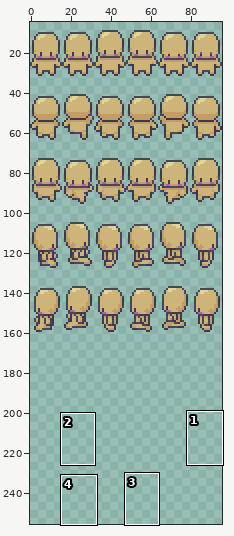
A sprite sheet gets an edit: assets/characters/body/body_5.png. The first picture is a wide view before the edit; the outline marks the close-up.
Close-up. Earlier state:
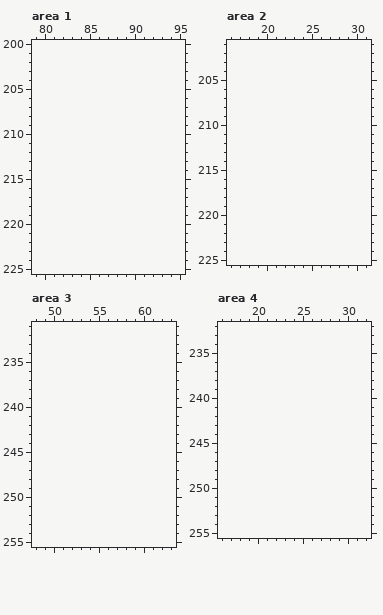
The file is 192x320 pixels, drawn in blocks of 2x2; one block is one cell here. Shown: area 1: x 79..95, y 200..225; area 2: x 16..31, y 201..225; area 3: x 48..63, y 231..255; area 4: x 16..32, y 232..255. The old version is drawn lined up with the new one, on the new canvas. The wide view leaves out empty margins. The commit also changed other parts of the picture, which this record leaves out.
Palette (. is transparent): 
After the commit:
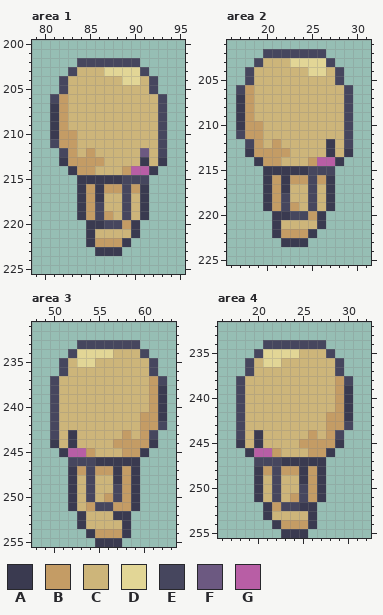
Colours new in this view: A #3a3a50  B #c49c65  C #cdb57a  D #e2d696  E #46465e  F #6c5981  G #b85ea5
Diff:
canvas 96x160 -> 96x256
Area 1:
y 202: x 84..90 ....... -> EEEEEEE
y 203: x 83..91 ......... -> ECCCDDDDE
y 204: x 82..92 ........... -> ECCCCCCDDCE
y 205: x 82..92 ........... -> ECCCCCCCCCE
y 206: x 81..93 ............. -> EBCCCCCCCCCCE
y 207..209: x 81..93 ............. -> ABCCCCCCCCCCE
y 210: x 81..93 ............. -> ABBCCCCCCCCCE
y 211: x 81..93 ............. -> EBBCCCCCCCCCE
y 212: x 82..93 ............ -> EBCBCCCCCFCE
y 213: x 82..93 ............ -> ABBBBCCCCACA
y 214: x 83..92 .......... -> ABBCCCBGGA
y 215: x 84..91 ........ -> AAAAAEEE
y 216: x 84..91 ........ -> ABABBEBA
y 217: x 84..91 ........ -> ABACCECA
y 218: x 84..91 ........ -> ABECCECA
y 219: x 84..91 ........ -> ABEBCECA
y 220: x 85..90 ...... -> AAEEBA
y 221: x 85..90 ...... -> ACCCCA
y 222: x 85..89 ..... -> ABBBA
y 223: x 86..88 ... -> AAA
Area 2:
y 202: x 20..26 ....... -> EEEEEEE
y 203: x 19..27 ......... -> ECCCDDDDE
y 204: x 18..28 ........... -> ECCCCCCDDCE
y 205: x 18..28 ........... -> ECCCCCCCCCE
y 206: x 17..29 ............. -> EBCCCCCCCCCCE
y 207..209: x 17..29 ............. -> ABCCCCCCCCCCE
y 210: x 17..29 ............. -> ABBCCCCCCCCCE
y 211: x 17..29 ............. -> EBBCCCCCCCCCE
y 212: x 18..29 ............ -> EBCBCCCCCACE
y 213: x 18..29 ............ -> ABBBBCCCCACA
y 214: x 19..28 .......... -> ABBCCCBGGA
y 215: x 20..27 ........ -> AAAAAEEE
y 216: x 20..27 ........ -> ABABBEBA
y 217: x 20..27 ........ -> ABACCECA
y 218: x 20..27 ........ -> ABECCECA
y 219: x 20..27 ........ -> ABEBCECA
y 220: x 21..26 ...... -> AAEEBA
y 221: x 21..26 ...... -> ACCCCA
y 222: x 21..25 ..... -> ABBBA
y 223: x 22..24 ... -> AAA
Area 3:
y 233: x 53..59 ....... -> EEEEEEE
y 234: x 52..60 ......... -> EDDDDCCCE
y 235: x 51..61 ........... -> ECDDCCCCCCE
y 236: x 51..61 ........... -> ECCCCCCCCCE
y 237: x 50..62 ............. -> ECCCCCCCCCCBE
y 238..240: x 50..62 ............. -> ECCCCCCCCCCBA
y 241: x 50..62 ............. -> ECCCCCCCCCBBA
y 242: x 50..62 ............. -> ECCCCCCCCCBBE
y 243: x 50..61 ............ -> ECACCCCCBCBE
y 244: x 50..61 ............ -> ACACCCCBBBBA
y 245: x 51..60 .......... -> AGGBCCCBBA
y 246: x 52..59 ........ -> EEEAAAAA
y 247: x 52..59 ........ -> ABEBBABA
y 248: x 52..59 ........ -> ACECCABA
y 249: x 52..59 ........ -> ACECCEBA
y 250: x 52..59 ........ -> ACECBEBA
y 251: x 52..59 ........ -> ACBEEBBA
y 252: x 53..58 ...... -> ACCCAA
y 253: x 53..58 ...... -> ACCCCA
y 254: x 54..58 ..... -> ABBBA
y 255: x 55..57 ... -> AAA
Area 4:
y 234: x 21..27 ....... -> EEEEEEE
y 235: x 20..28 ......... -> EDDDDCCCE
y 236: x 19..29 ........... -> ECDDCCCCCCE
y 237: x 19..29 ........... -> ECCCCCCCCCE
y 238: x 18..30 ............. -> ECCCCCCCCCCBE
y 239..241: x 18..30 ............. -> ECCCCCCCCCCBA
y 242: x 18..30 ............. -> ECCCCCCCCCBBA
y 243: x 18..30 ............. -> ECCCCCCCCCBBE
y 244: x 18..29 ............ -> ECACCCCCBCBE
y 245: x 18..29 ............ -> ACACCCCBBBBA
y 246: x 19..28 .......... -> AGGBCCCBBA
y 247: x 20..27 ........ -> EEEAAAAA
y 248: x 20..27 ........ -> ABEBBABA
y 249: x 20..27 ........ -> ACECCABA
y 250: x 20..27 ........ -> ACECCEBA
y 251: x 20..27 ........ -> ACECBEBA
y 252: x 21..26 ...... -> ABEEAA
y 253: x 21..26 ...... -> ACCCCA
y 254: x 22..26 ..... -> ABBBA
y 255: x 23..25 ... -> AAA
Pixel boxes of the changes (left, top, right, bottom) in both close-ups:
added: (50, 58, 167, 256)
added: (236, 49, 353, 247)
added: (50, 340, 167, 547)
added: (236, 340, 353, 538)
